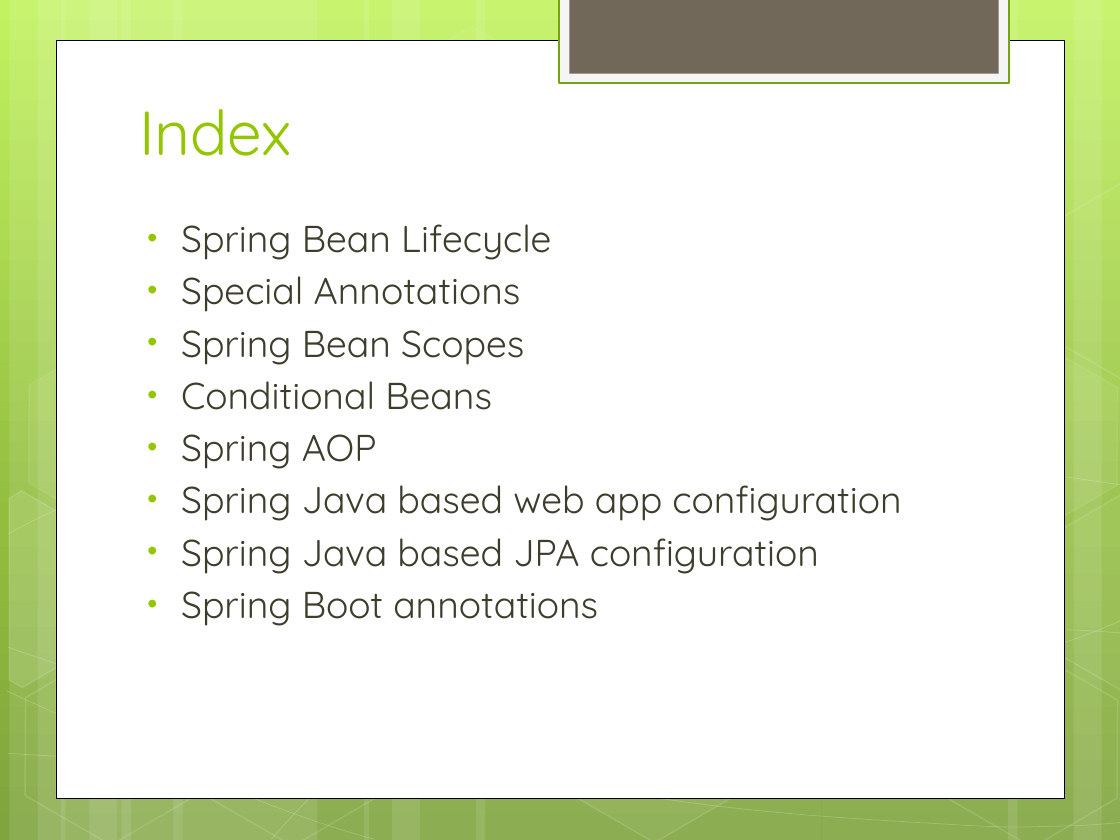
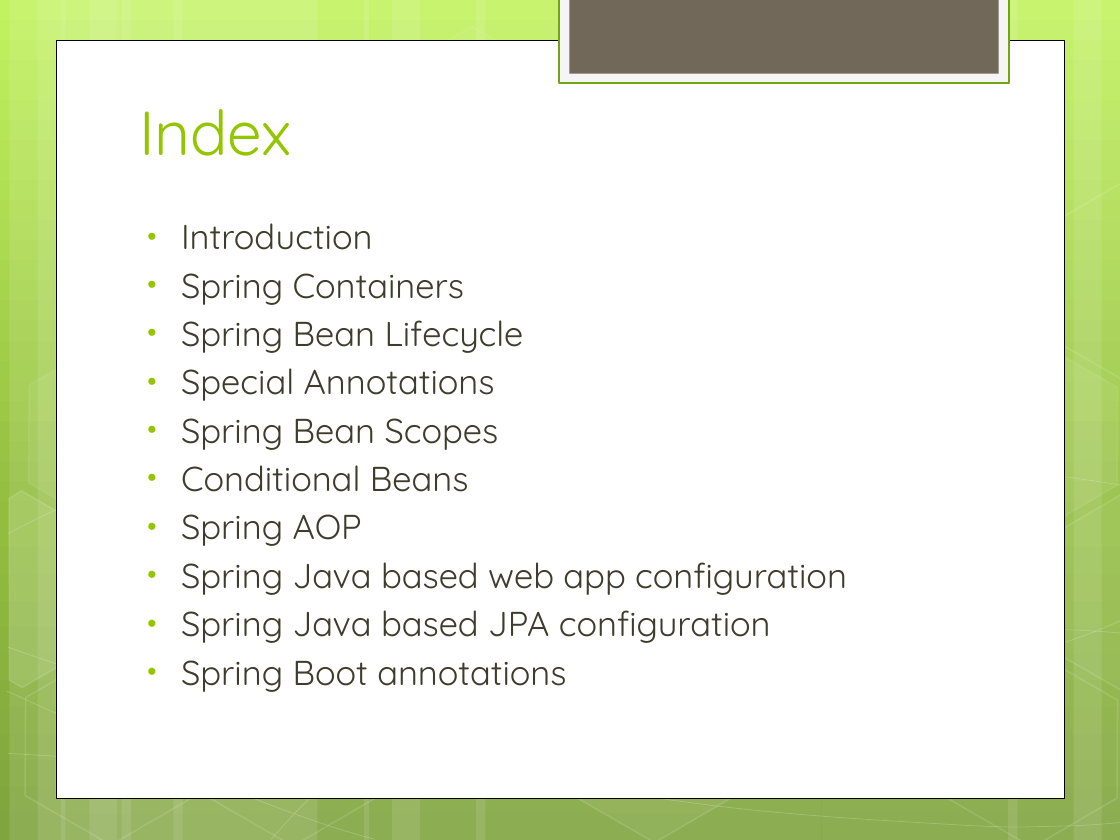
Before and after one commit to IPython-Learn/spring-java-training, a slide deck: slide 2 of SpringJavaTraining.pptx. Drawn at 1120x840 pixels with LibreOffice and Linux fonts; fonts in the diff are those of the drawing. Boxes give left, top, right and bottom in pixels: in the first picture for what was removed or moved away, otherwise in the second. Text is boxed around its words. In the diff, an @@ line names an element or a change of style, - is before the commit and + after.

Commit message:
spring core java based config

```diff
--- a/SpringJavaTraining.pptx
+++ b/SpringJavaTraining.pptx
@@ text at (181, 223, 464, 305): paragraphs added @@
+• Introduction
+• Spring Containers
@@ text at (181, 320, 847, 692): size 24 to 22.2 pt in "Spring Bean Lifecycle", "Special Annotations", "Spring Bean Scopes", "Conditional Beans" and 4 more places @@
```
Also in this commit, not shown: 4 other slides changed, 10 slides added, 3 slides removed, 38 other files.
